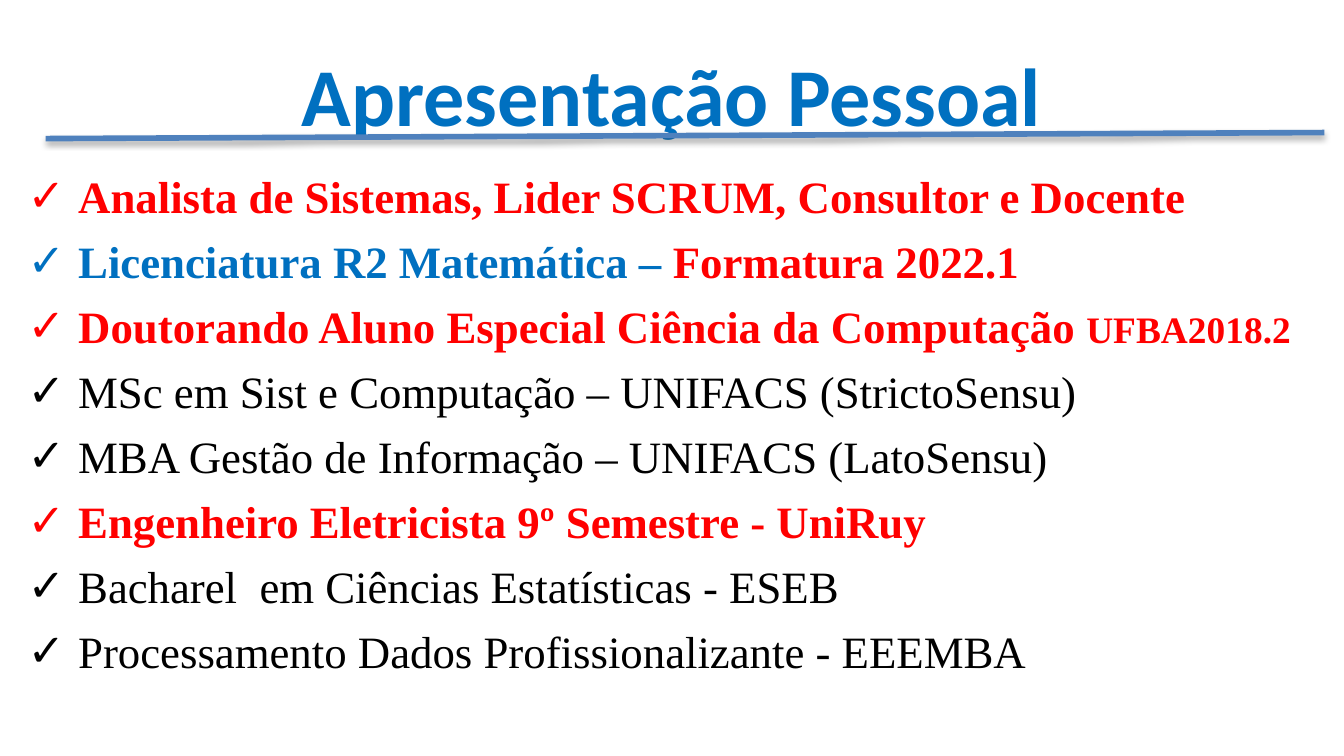
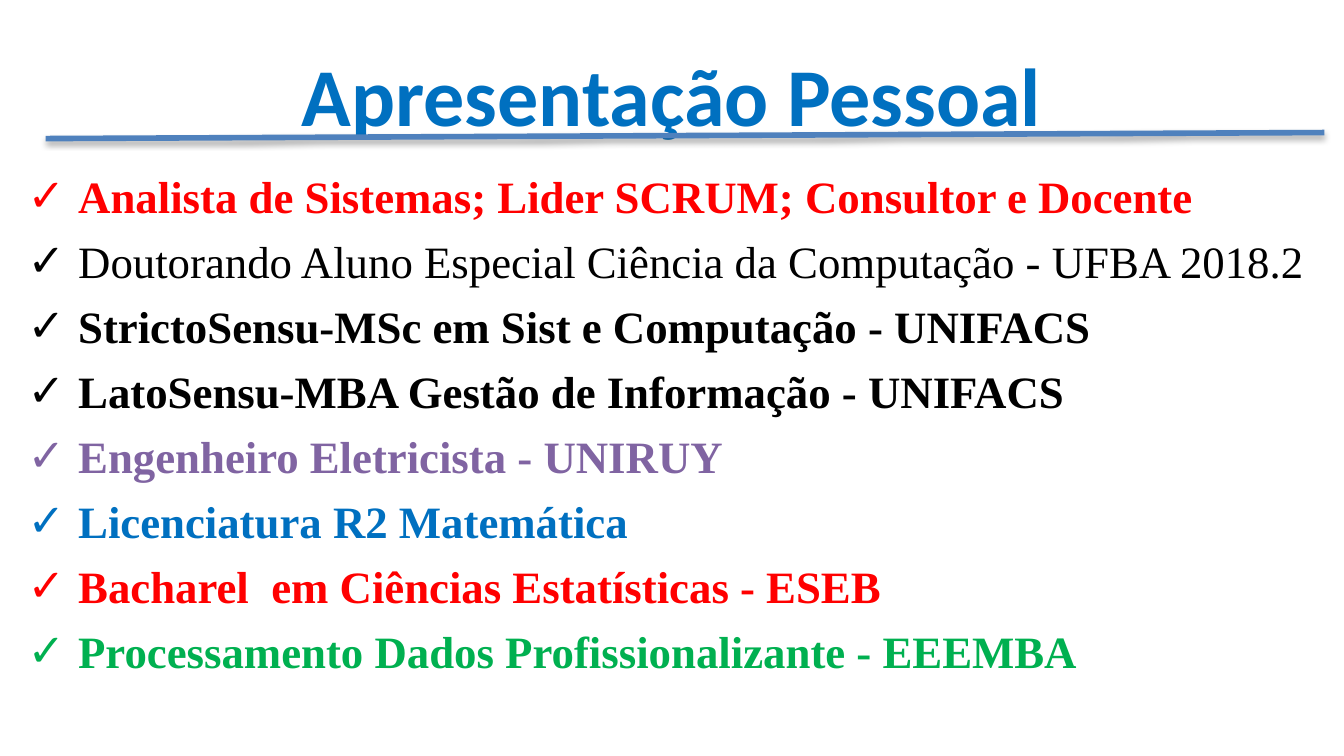
Before and after one commit to CloudEducationBrazil/WydenDesenvolvimentoWebJAVA, a slide deck: slide 3 of Apresentação - Desenvolvimento Java.pptx. Drawn at 1344x756 pixels with LibreOffice and Linux fonts; fonts in the diff are those of the drawing; background and template pictures are left out. Boxes give left, top, right and bottom in pixels: in the first picture for what was removed or moved away, otherwise in the second. Text is boxed around its words. In the diff, an @@ line names an element or a change of style, - is before the commit and + after.

```diff
--- a/Apresentação - Desenvolvimento Java.pptx
+++ b/Apresentação - Desenvolvimento Java.pptx
@@ text at (x1=78, y1=182, x2=1303, y2=539): text changed; text colour #FF0000 to #000000 @@
-✓ Analista de Sistemas, Lider SCRUM, Consultor e Docente
-✓ Licenciatura R2 Matemática – Formatura 2022.1
-✓ Doutorando Aluno Especial Ciência da Computação UFBA2018.2
-✓ MSc em Sist e Computação – UNIFACS (StrictoSensu)
-✓ MBA Gestão de Informação – UNIFACS (LatoSensu)
-✓ Engenheiro Eletricista 9º Semestre - UniRuy
+✓ Analista de Sistemas; Lider SCRUM; Consultor e Docente
+✓ Doutorando Aluno Especial Ciência da Computação - UFBA 2018.2
+✓ StrictoSensu-MSc em Sist e Computação - UNIFACS
+✓ LatoSensu-MBA Gestão de Informação - UNIFACS
+✓ Engenheiro Eletricista - UNIRUY
+✓ Licenciatura R2 Matemática
@@ text at (x1=78, y1=571, x2=1077, y2=669): text colour #000000 to #FF0000 in "Bacharel em Ciências Estatísticas - ESEB"; bold on in "Bacharel em Ciências Estatísticas - ESEB", "Processamento Dados Profissionalizante - EEEMBA"; text colour #000000 to #00B050 in "Processamento Dados Profissionalizante - EEEMBA" @@
```
Also in this commit, not shown: 1 other slide changed, 1 slide removed, 1 other file.
